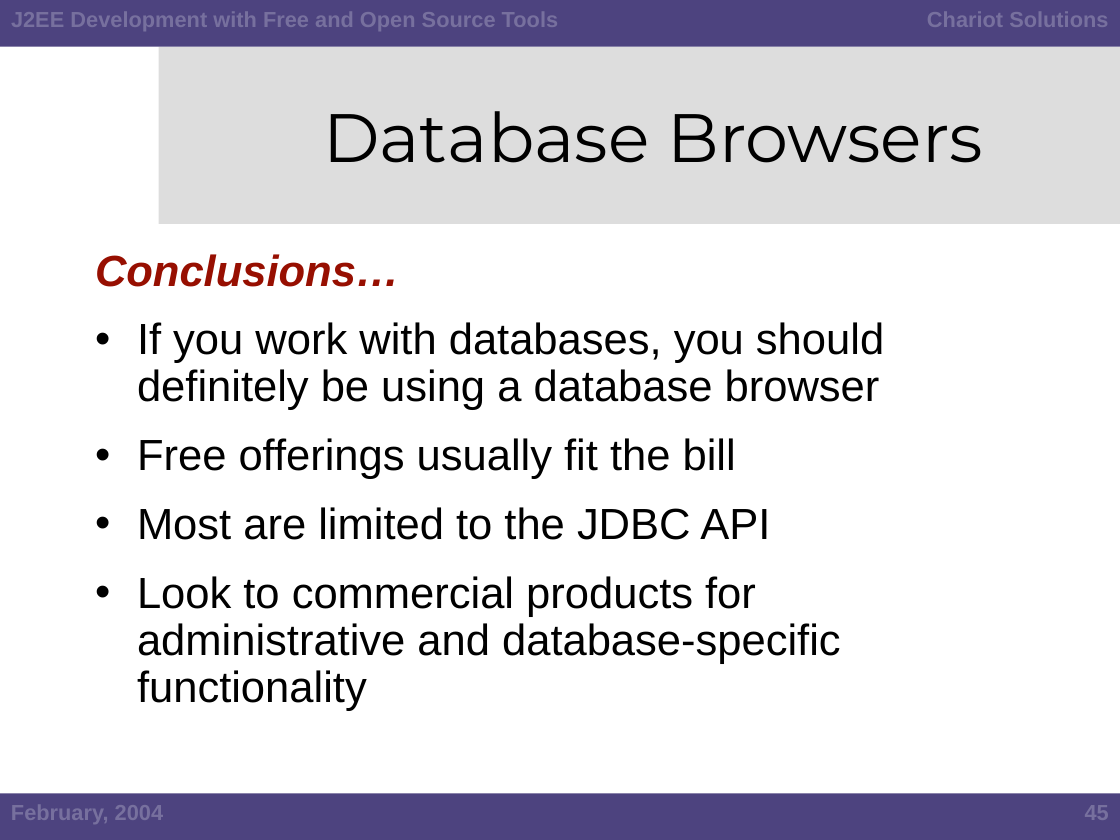
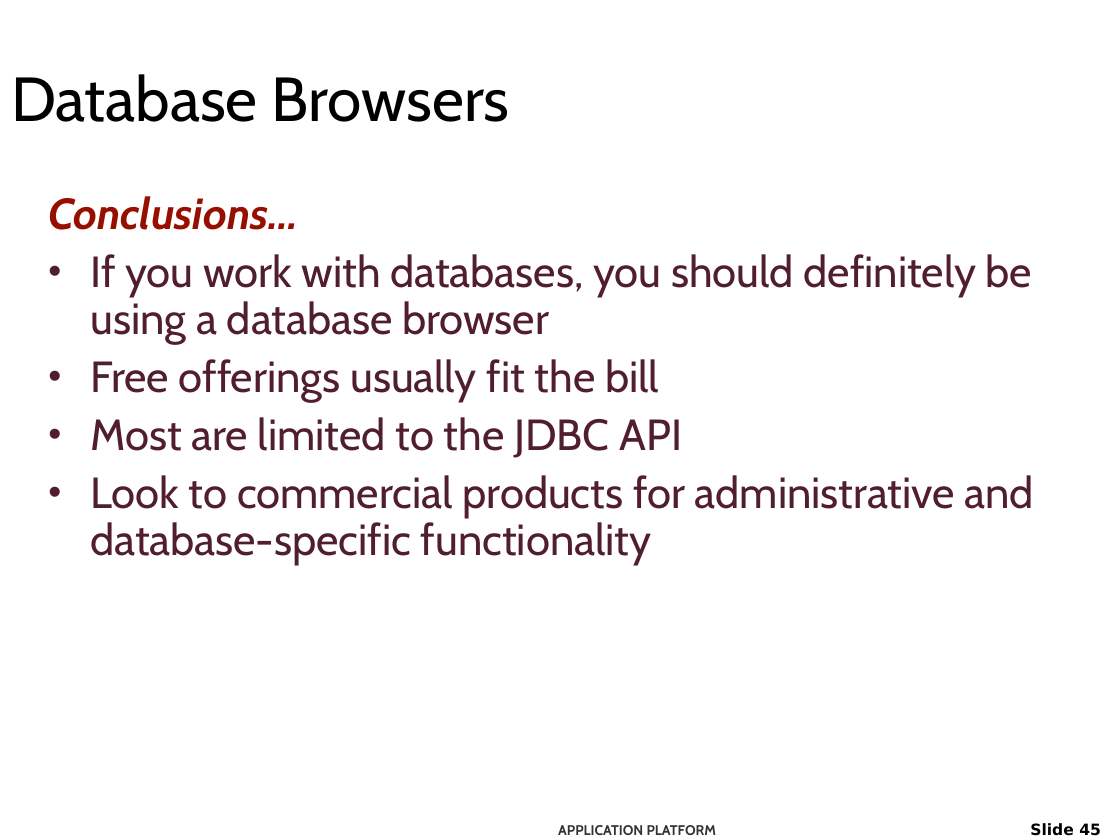
Before and after one commit to netspective/NEFS, a slide deck: slide 45 of support/docs/J2EE Development Using Open Source Software.ppt. Drawn at 1120x840 pixels with LibreOffice and Linux fonts; fonts in the diff are those of the drawing; background and template pictures are left out. Boxes give left, top, right and bottom in pixels: in the first picture for what was removed or moved away, otherwise in the second. Text is boxed around its words. In the diff, an @@ line names an element or a change of style, - is before the commit and + after.

Commit message:
The theme has been replaced, but it's still got foreign content that needs to be replaced and reworked.

```diff
--- a/support/docs/J2EE Development Using Open Source Software.ppt
+++ b/support/docs/J2EE Development Using Open Source Software.ppt
@@ rectangle removed at bbox=[0, 0, 1120, 47] @@
@@ text removed at bbox=[11, 12, 559, 31] @@
-J2EE Development with Free and Open Source Tools
@@ text removed at bbox=[927, 12, 1108, 27] @@
-Chariot Solutions
@@ title "Database Browsers": place and size @@
-title "Database Browsers" at bbox=[323, 111, 983, 163]
+title "Database Browsers" at bbox=[11, 74, 510, 122]
@@ title "Database Browsers" at bbox=[11, 74, 510, 122]: size 44 to 40 pt, font Montserrat to Cabin; alignment centre to left @@
@@ rectangle removed at bbox=[159, 47, 1120, 224] @@
@@ text "Conclusions…": place and size @@
-text "Conclusions…" at bbox=[95, 254, 884, 711]
+text "Conclusions…" at bbox=[48, 196, 1034, 566]
@@ text "Conclusions…" at bbox=[48, 196, 1034, 566]: font Arial to Cabin, text colour #000000 to #511D30; less space between paragraphs; bullet colour #000000 to #511D30 @@
@@ rectangle removed at bbox=[0, 793, 1120, 840] @@
@@ text removed at bbox=[11, 805, 164, 824] @@
-February, 2004
@@ page number removed at bbox=[1085, 805, 1109, 820] @@
-45
@@ text added at bbox=[558, 825, 717, 835], 9 pt, text #333333, bold @@
+APPLICATION PLATFORM
@@ page number added at bbox=[1030, 823, 1101, 836], 10 pt, text #000000, bold @@
+Slide 45
```
Also in this commit, not shown: 87 other slides changed, 1 slide added, 2 slides removed.
